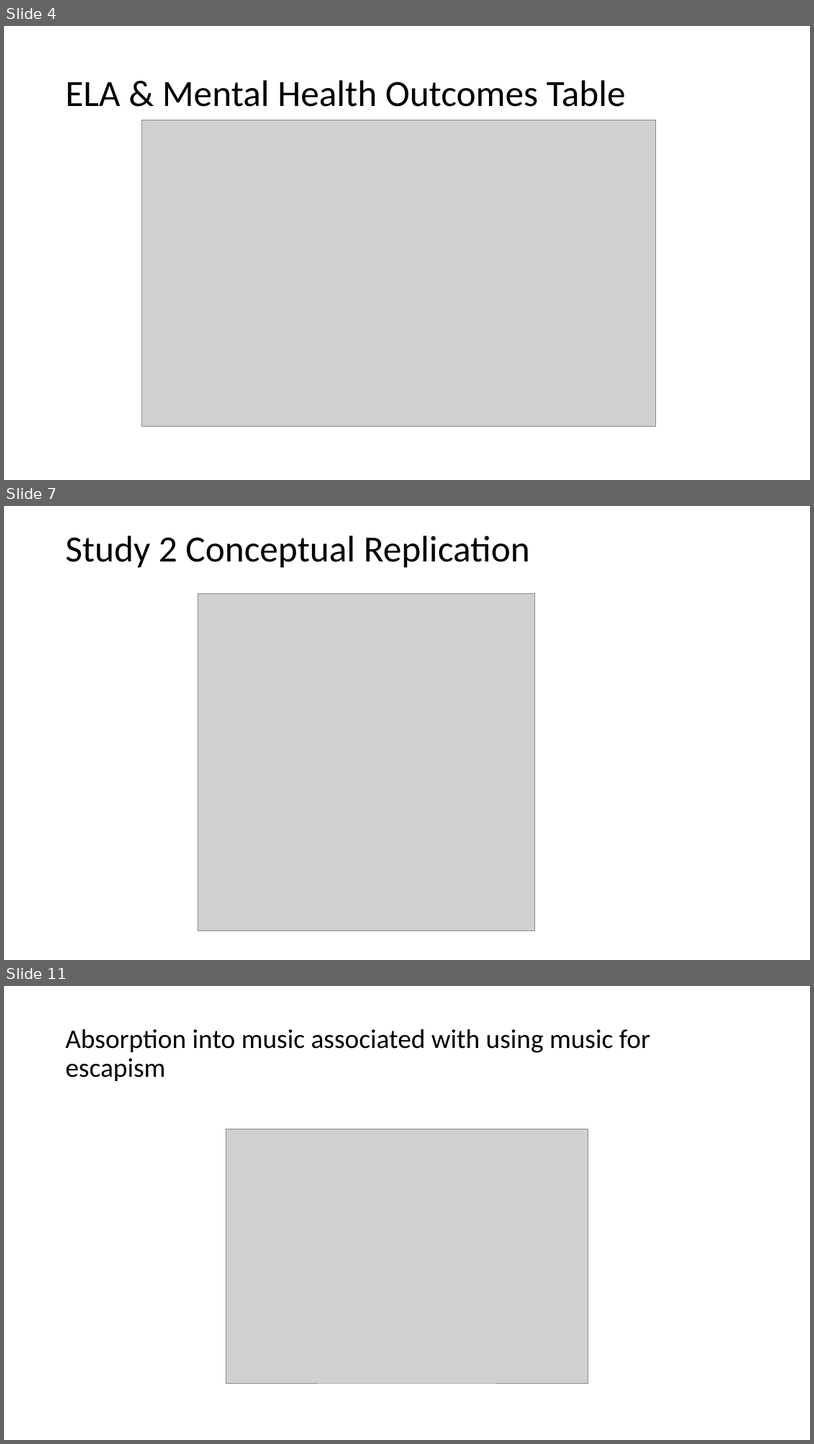
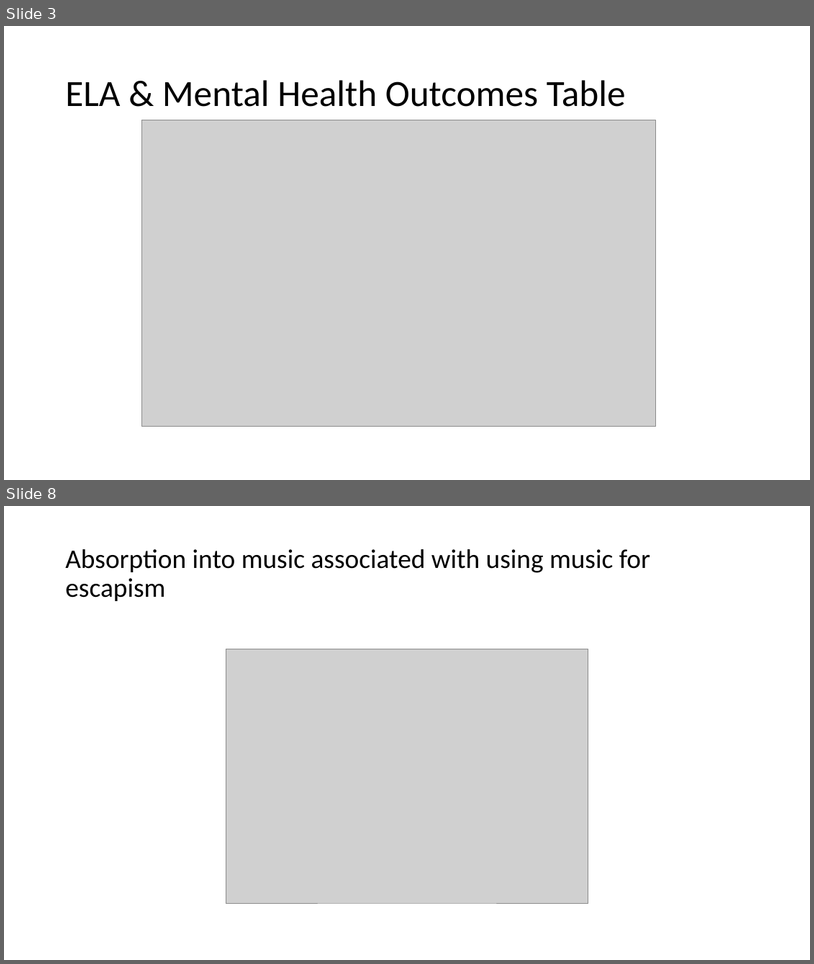
Before and after one commit to njk2136/TEAM, a slide deck: figures/AIMS_paper/AIMS_paperfigures.pptx. Shown one above the other, each under a label of ours: slides 4, 7 and 11 before the commit, slides 3 and 8 after it; the slides between them are not shown. The pictures are 814x1444 and 814x964 pixels, drawn with LibreOffice and Linux fonts; fonts in the diff are those of the drawing; grey boxes stand for pictures. Boxes give left, top, right and bottom in pixels: in the first picture for what was removed or moved away, otherwise in the second. Text is boxed around its words. In the diff, an @@ line names an element or a change of style, - is before the commit and + after.

```diff
--- a/figures/AIMS_paper/AIMS_paperfigures.pptx
+++ b/figures/AIMS_paper/AIMS_paperfigures.pptx
@@ slide 7 removed at [4,506,810,960], background #FFFFFF @@
@@ title removed at [65,536,530,568] @@
-Study 2 Conceptual Replication
@@ picture removed at [198,594,535,931] @@
@@ what was slide 4 is now slide 3 @@
@@ what was slide 11 is now slide 8 @@
```
Also in this commit, not shown: 3 slides changed, 2 slides added, 4 other slides removed, 13 other files.
